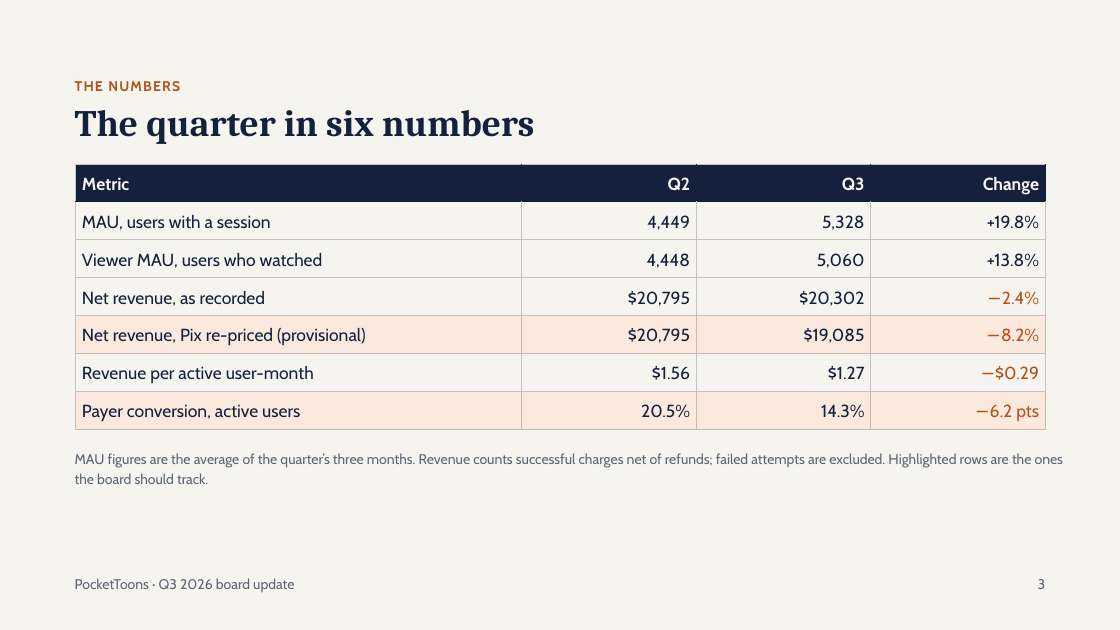
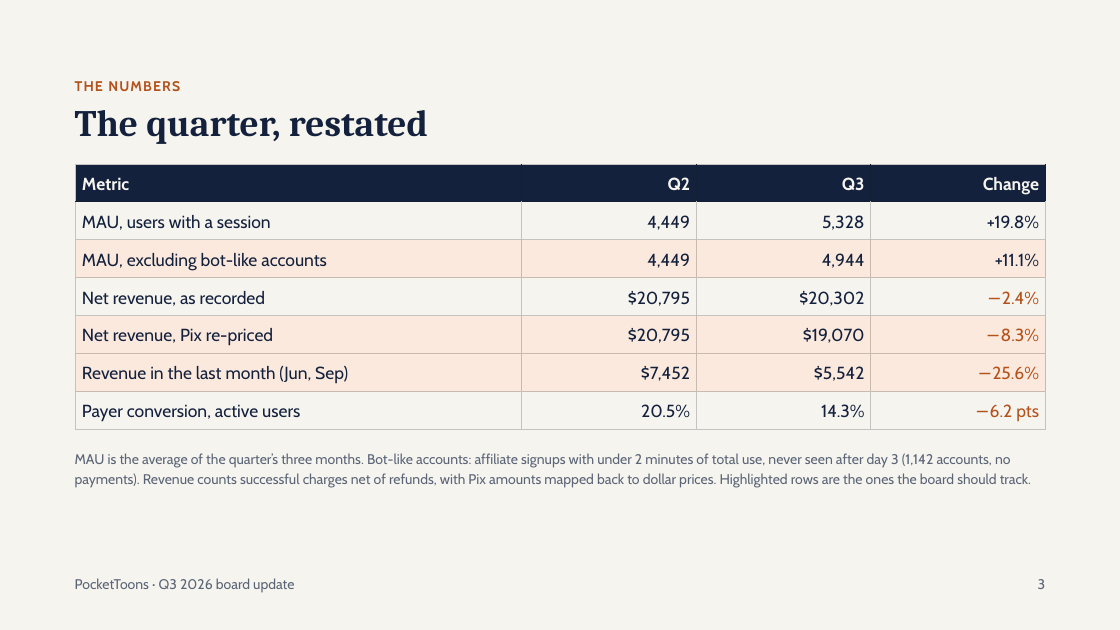
Before and after one commit to Anshi0202/pockettoons-analyst, a slide deck: slide 3 of investigation/board_deck.pptx. Drawn at 1120x630 pixels with LibreOffice and Linux fonts; fonts in the diff are those of the drawing. Boxes give left, top, right and bottom in pixels: in the first picture for what was removed or moved away, otherwise in the second. Text is boxed around its words. In the diff, an @@ line names an element or a change of style, - is before the commit and + after.

```diff
--- a/investigation/board_deck.pptx
+++ b/investigation/board_deck.pptx
@@ title at <box>75,110,428,144</box>: text changed @@
-The quarter in six numbers
+The quarter, restated
@@ table at <box>76,164,1046,429</box> @@
-row 3: Viewer MAU, users who watched | 4,448 | 5,060 | +13.8%
+row 3: MAU, excluding bot-like accounts | 4,449 | 4,944 | +11.1%
-row 5: Net revenue, Pix re-priced (provisional) | $20,795 | $19,085 | −8.2%
+row 5: Net revenue, Pix re-priced | $20,795 | $19,070 | −8.3%
-row 6: Revenue per active user-month | $1.56 | $1.27 | −$0.29
+row 6: Revenue in the last month (Jun, Sep) | $7,452 | $5,542 | −25.6%
@@ fill none to #FBE9DD in 8 cells @@
@@ fill #FBE9DD to none in row 7 @@
@@ borders changed @@
@@ text at <box>75,453,1031,488</box>: text changed @@
-MAU figures are the average of the quarter’s three months. Revenue counts successful charges net of refunds; failed attempts are excluded. Highlighted rows are the ones the board should track.
+MAU is the average of the quarter’s three months. Bot-like accounts: affiliate signups with under 2 minutes of total use, never seen after day 3 (1,142 accounts, no payments). Revenue counts successful charges net of refunds, with Pix amounts mapped back to dollar prices. Highlighted rows are the ones the board should track.
```
Also in this commit, not shown: 4 other slides changed, 5 slides added, 5 slides removed.
